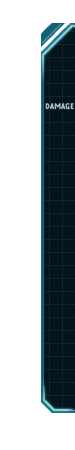
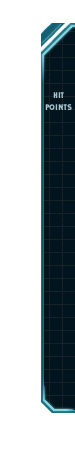
Before/after of a w=75, h=450 layered artwork. What changed in the layer stack:
renamed "Damage" to "hit ...", painted on it over (x1=45, y1=92, x2=74, y2=110)
